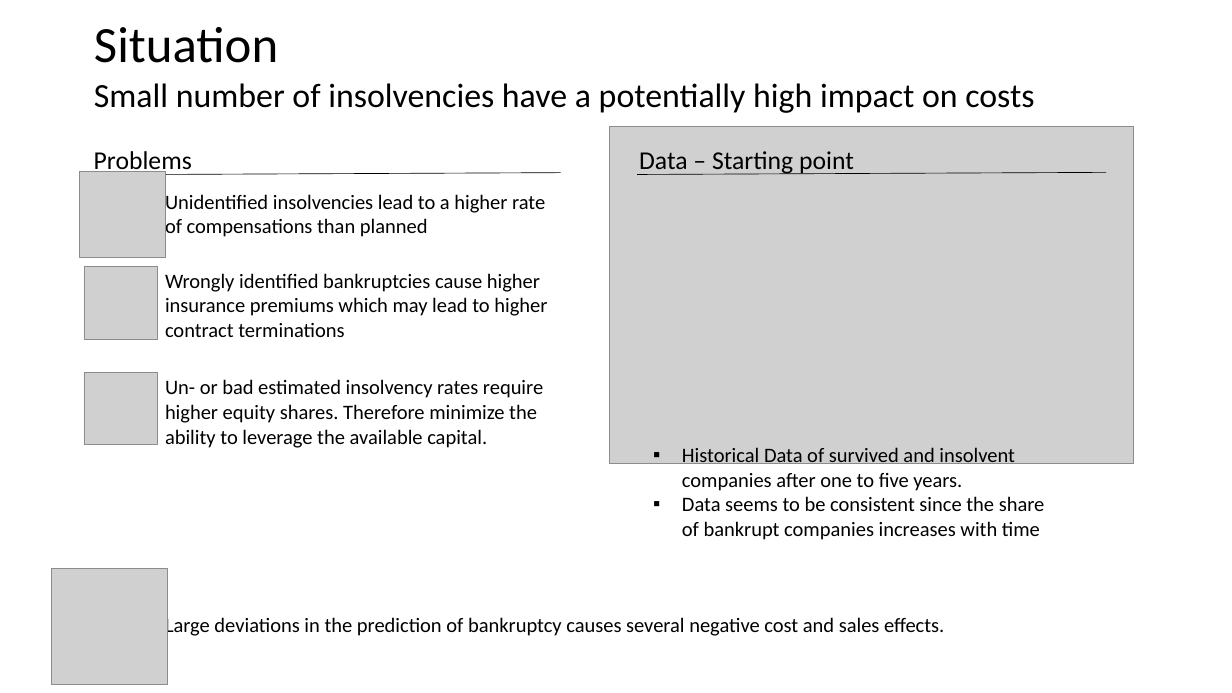
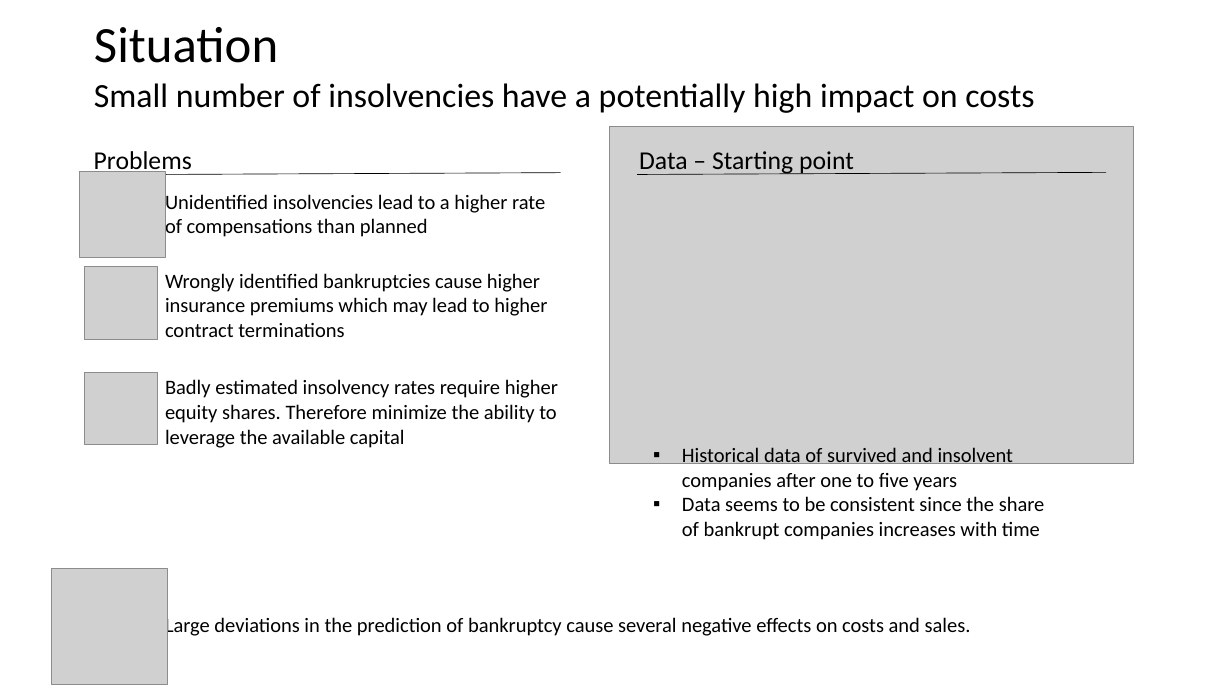
Before and after one commit to FelixKleineBoesing/InsolvencyPred, a slide deck: slide 2 of docs/final_presentation.pptx. Drawn at 1232x693 pixels with LibreOffice and Linux fonts; fonts in the diff are those of the drawing; grey boxes stand for pictures. Boxes give left, top, right and bottom in pixels: in the first picture for what was removed or moved away, otherwise in the second. Text is boxed around its words. In the diff, an @@ line names an element or a change of style, - is before the commit and + after.

```diff
--- a/docs/final_presentation.pptx
+++ b/docs/final_presentation.pptx
@@ text at (165,379,558,448): text changed @@
-Un- or bad estimated insolvency rates require higher equity shares. Therefore minimize the ability to leverage the available capital.
+Badly estimated insolvency rates require higher equity shares. Therefore minimize the ability to leverage the available capital
@@ text at (682,447,1014,491): text changed @@
-▪ Historical Data of survived and insolvent companies after one to five years.
+▪ Historical data of survived and insolvent companies after one to five years
@@ text at (165,615,971,638): text changed @@
-Large deviations in the prediction of bankruptcy causes several negative cost and sales effects.
+Large deviations in the prediction of bankruptcy cause several negative effects on costs and sales.
```
Also in this commit, not shown: 8 other slides changed, 2 other files.
